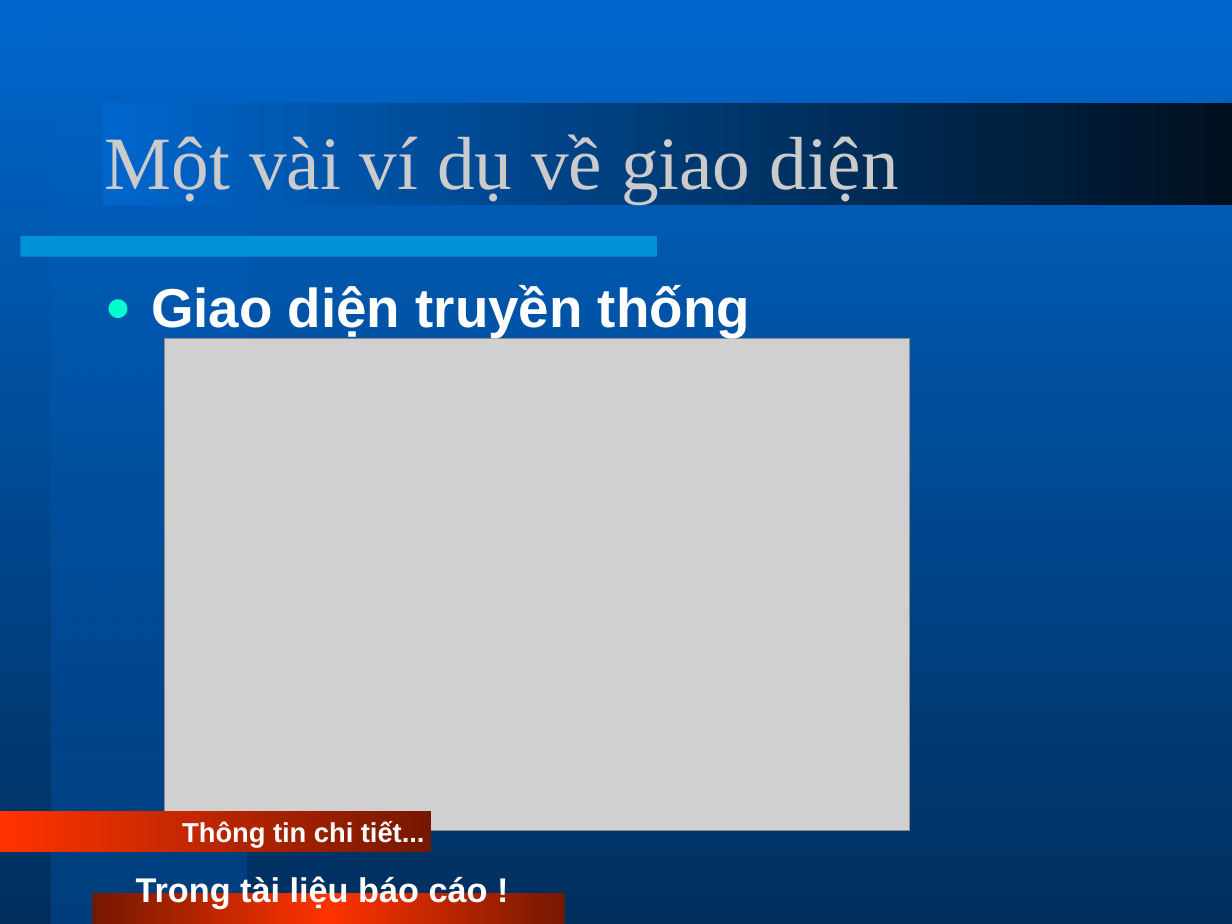
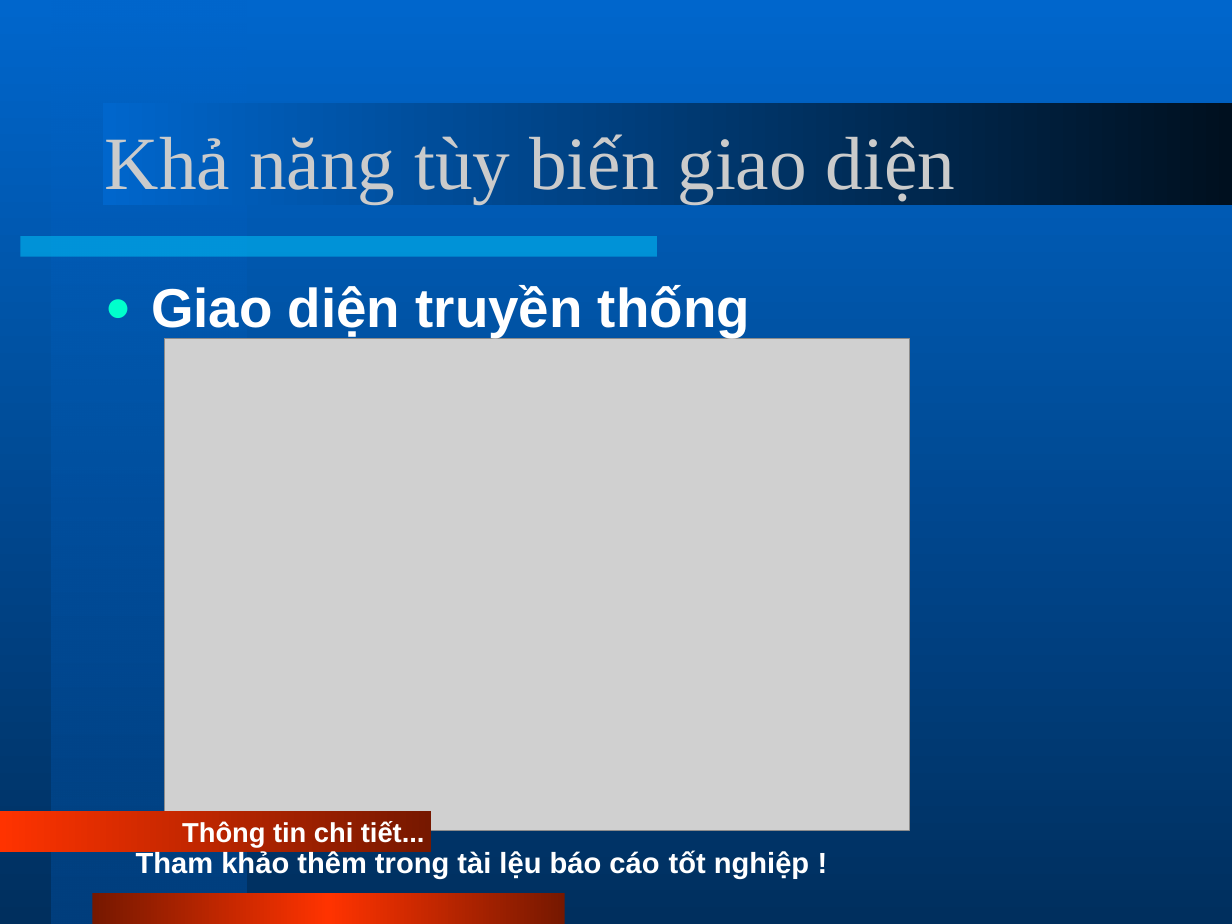
Before and after one commit to phamtuanchip/PHS, a slide deck: slide 5 of Documents/slides.ppt. Drawn at 1232x924 pixels with LibreOffice and Linux fonts; fonts in the diff are those of the drawing; grey boxes stand for pictures. Boxes give left, top, right and bottom in pixels: in the first picture for what was removed or moved away, otherwise in the second. Text is boxed around its words. In the diff, an @@ line names an element or a change of style, - is before the commit and + after.

```diff
--- a/Documents/slides.ppt
+++ b/Documents/slides.ppt
@@ title at [105, 134, 956, 203]: text changed @@
-Một vài ví dụ về giao diện
+Khả năng tùy biến giao diện
@@ text at [136, 850, 809, 878]: text changed; size 20 to 17 pt @@
-Trong tài liệu báo cáo !
+Tham khảo thêm trong tài lệu báo cáo tốt nghiệp !
```
Also in this commit, not shown: 6 other slides changed, 1 slide added, 1 slide removed.
